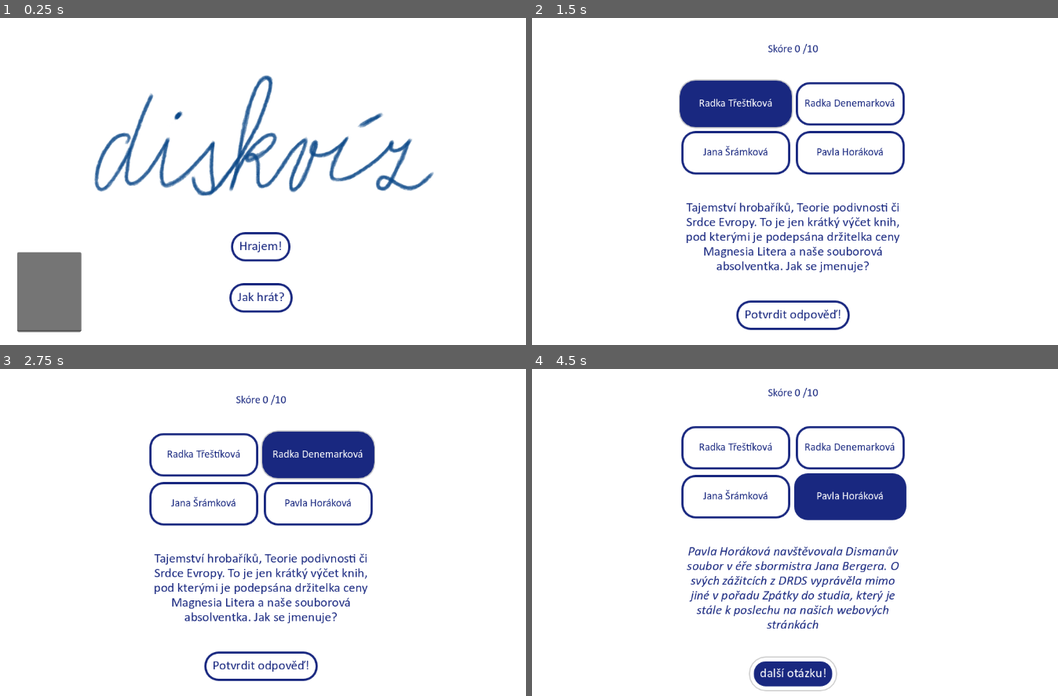
Above: before the commit, frames 1-4 (two rows, left to right).
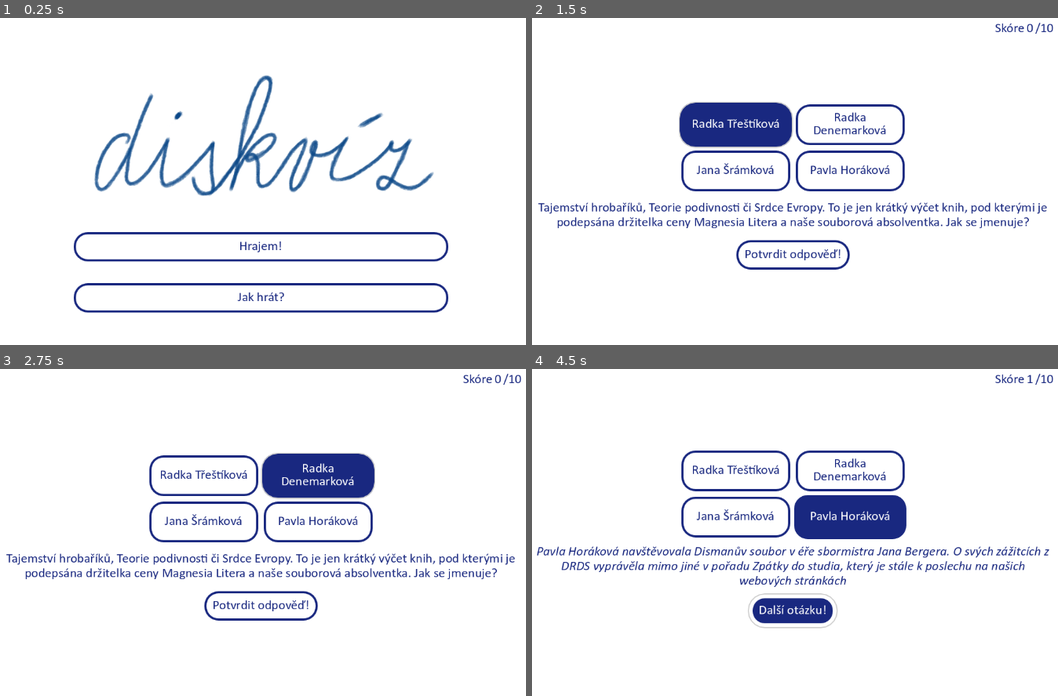
Above: after the commit, the same moments.

Repository: Lavialee/DRDSkviz
Game: Godot game, scene res://scenes/MainMenu.tscn
Same seed, same stepped clock (60 frames per second), same inputs: the game is played once before the commit and once after it.
Inputs:
- Up to frame 1 (0.25 s): no input
- Up to frame 2 (1.5 s): click "Hrajem!" at 0.5 s; click "Radka Třeštíková" at 1.25 s
- Up to frame 3 (2.75 s): click "Radka Denemarková" at 2 s
- Up to frame 4 (4.5 s): click "Jana Šrámková" at 2.75 s; click "Pavla Horáková" at 3.5 s; click "Potvrdit odpověď!" at 4.25 s

The runs differ from the first frame. In frame 1, 5.3% of the frame differs, in the area x 3-86%, y 65-97%; in frame 2, 11%; in frame 3, 11%; in frame 4, 12%, in the area x 0-100%, y 1-99%.

Commit message:
media zacatek, scaling better

Diff:
--- a/scenes/DesktopLayout.tscn
+++ b/scenes/DesktopLayout.tscn
@@ -25,105 +25,104 @@
 anchors_preset = 15
 anchor_right = 1.0
 anchor_bottom = 1.0
-offset_left = 133.0
-offset_top = 98.0
-offset_right = -133.0
-offset_bottom = -98.0
+offset_left = 97.0
+offset_top = 21.0
+offset_right = -97.0
+offset_bottom = -21.0
 grow_horizontal = 2
 grow_vertical = 2
 
 [node name="HBoxContainer" type="HBoxContainer" parent="MarginContainer"]
 layout_mode = 2
-size_flags_vertical = 4
+size_flags_horizontal = 8
+size_flags_vertical = 0
 alignment = 1
 
-[node name="VBoxContainer" type="VBoxContainer" parent="MarginContainer/HBoxContainer"]
-layout_mode = 2
-size_flags_horizontal = 6
-theme_override_constants/separation = 40
-
-[node name="HBoxContainer" type="HBoxContainer" parent="MarginContainer/HBoxContainer/VBoxContainer"]
-layout_mode = 2
-size_flags_horizontal = 4
-size_flags_vertical = 4
-alignment = 1
-
-[node name="Score" type="Label" parent="MarginContainer/HBoxContainer/VBoxContainer/HBoxContainer"]
+[node name="Score" type="Label" parent="MarginContainer/HBoxContainer"]
 layout_mode = 2
 theme = ExtResource("1_ij2e0")
 text = "Skóre"
 
-[node name="ScoreNumber" type="Label" parent="MarginContainer/HBoxContainer/VBoxContainer/HBoxContainer"]
+[node name="ScoreNumber" type="Label" parent="MarginContainer/HBoxContainer"]
 layout_mode = 2
 theme = ExtResource("1_ij2e0")
 text = "0"
 
-[node name="ScoreOutOf" type="Label" parent="MarginContainer/HBoxContainer/VBoxContainer/HBoxContainer"]
+[node name="ScoreOutOf" type="Label" parent="MarginContainer/HBoxContainer"]
 layout_mode = 2
 theme = ExtResource("1_ij2e0")
 text = "/10
 "
 
-[node name="CenterContainer" type="CenterContainer" parent="MarginContainer/HBoxContainer/VBoxContainer"]
+[node name="VBoxContainer" type="VBoxContainer" parent="MarginContainer"]
+layout_mode = 2
+size_flags_vertical = 4
+theme_override_constants/separation = 15
+
+[node name="MediaContainer" type="PanelContainer" parent="MarginContainer/VBoxContainer"]
+self_modulate = Color(0.431373, 0.431373, 0.431373, 0)
+custom_minimum_size = Vector2(200, 200)
+layout_mode = 2
+size_flags_horizontal = 4
+size_flags_vertical = 4
+
+[node name="Photo" type="TextureRect" parent="MarginContainer/VBoxContainer/MediaContainer"]
+layout_mode = 2
+expand_mode = 5
+stretch_mode = 4
+
+[node name="Button" type="Button" parent="MarginContainer/VBoxContainer/MediaContainer"]
+visible = false
 layout_mode = 2
 
-[node name="AnswerContainer" type="GridContainer" parent="MarginContainer/HBoxContainer/VBoxContainer/CenterContainer"]
+[node name="CenterContainer" type="CenterContainer" parent="MarginContainer/VBoxContainer"]
 layout_mode = 2
-size_flags_horizontal = 4
+
+[node name="AnswerContainer" type="GridContainer" parent="MarginContainer/VBoxContainer/CenterContainer"]
+layout_mode = 2
 size_flags_vertical = 4
 theme = ExtResource("1_ij2e0")
 theme_override_constants/h_separation = 10
 theme_override_constants/v_separation = 10
 columns = 2
 
-[node name="Answer1" type="Button" parent="MarginContainer/HBoxContainer/VBoxContainer/CenterContainer/AnswerContainer"]
-custom_minimum_size = Vector2(200, 75)
+[node name="Answer1" type="Button" parent="MarginContainer/VBoxContainer/CenterContainer/AnswerContainer"]
 layout_mode = 2
-size_flags_horizontal = 0
 theme = ExtResource("1_ij2e0")
 toggle_mode = true
 button_group = SubResource("ButtonGroup_87opu")
-text = "Ahoj jáá hsem tla"
+text = "answer 1"
 autowrap_mode = 3
 
-[node name="Answer2" type="Button" parent="MarginContainer/HBoxContainer/VBoxContainer/CenterContainer/AnswerContainer"]
+[node name="Answer2" type="Button" parent="MarginContainer/VBoxContainer/CenterContainer/AnswerContainer"]
 custom_minimum_size = Vector2(200, 75)
 layout_mode = 2
-size_flags_horizontal = 0
 theme = ExtResource("1_ij2e0")
 toggle_mode = true
 button_group = SubResource("ButtonGroup_0sygv")
-text = "Martin Převrátillllllll"
+text = "answer 2"
 autowrap_mode = 3
 
-[node name="Answer3" type="Button" parent="MarginContainer/HBoxContainer/VBoxContainer/CenterContainer/AnswerContainer"]
+[node name="Answer3" type="Button" parent="MarginContainer/VBoxContainer/CenterContainer/AnswerContainer"]
 custom_minimum_size = Vector2(200, 75)
 layout_mode = 2
-size_flags_horizontal = 0
 theme = ExtResource("1_ij2e0")
 toggle_mode = true
 button_group = SubResource("ButtonGroup_0sygv")
-text = "Martin Převrátillllllll"
+text = "answer 3"
 autowrap_mode = 3
 
-[node name="Answer4" type="Button" parent="MarginContainer/HBoxContainer/VBoxContainer/CenterContainer/AnswerContainer"]
+[node name="Answer4" type="Button" parent="MarginContainer/VBoxContainer/CenterContainer/AnswerContainer"]
 custom_minimum_size = Vector2(200, 75)
 layout_mode = 2
-size_flags_horizontal = 0
 theme = ExtResource("1_ij2e0")
 toggle_mode = true
 button_group = SubResource("ButtonGroup_0sygv")
-text = "Martin Převrátillllllll"
+text = "answer 4
+"
 autowrap_mode = 3
 
-[node name="MediaContainer" type="PanelContainer" parent="MarginContainer/HBoxContainer/VBoxContainer"]
-visible = false
-custom_minimum_size = Vector2(200, 200)
-layout_mode = 2
-size_flags_horizontal = 4
-size_flags_vertical = 4
-
-[node name="Question" type="Label" parent="MarginContainer/HBoxContainer/VBoxContainer"]
+[node name="Question" type="Label" parent="MarginContainer/VBoxContainer"]
 custom_minimum_size = Vector2(100, 60)
 layout_mode = 2
 theme = ExtResource("1_ij2e0")
@@ -133,13 +132,13 @@
 vertical_alignment = 1
 autowrap_mode = 3
 
-[node name="AnswerConfirm" type="Button" parent="MarginContainer/HBoxContainer/VBoxContainer"]
+[node name="AnswerConfirm" type="Button" parent="MarginContainer/VBoxContainer"]
 layout_mode = 2
 size_flags_horizontal = 4
 theme = ExtResource("1_ij2e0")
 text = "Potvrdit odpověď!"
 
-[node name="Answer" type="Label" parent="MarginContainer/HBoxContainer/VBoxContainer"]
+[node name="Answer" type="Label" parent="MarginContainer/VBoxContainer"]
 visible = false
 custom_minimum_size = Vector2(100, 60)
 layout_mode = 2
@@ -150,4 +149,4 @@
 vertical_alignment = 1
 autowrap_mode = 3
 
-[connection signal="pressed" from="MarginContainer/HBoxContainer/VBoxContainer/AnswerConfirm" to="." method="_on_answer_confirm_pressed"]
+[connection signal="pressed" from="MarginContainer/VBoxContainer/AnswerConfirm" to="." method="_on_answer_confirm_pressed"]
--- a/scenes/MainMenu.tscn
+++ b/scenes/MainMenu.tscn
@@ -46,7 +46,6 @@
 
 [node name="Hrajem" type="Button" parent="MarginContainer/HBoxContainer/VBoxContainer"]
 layout_mode = 2
-size_flags_horizontal = 4
 size_flags_vertical = 4
 theme = ExtResource("1_cax7d")
 theme_override_font_sizes/font_size = 40
@@ -54,17 +53,8 @@
 
 [node name="JakHrat" type="Button" parent="MarginContainer/HBoxContainer/VBoxContainer"]
 layout_mode = 2
-size_flags_horizontal = 4
-size_flags_vertical = 4
 theme = ExtResource("1_cax7d")
 theme_override_font_sizes/font_size = 40
 text = "Jak hrát?"
 
-[node name="TextEdit" type="TextEdit" parent="."]
-layout_mode = 0
-offset_left = 128.0
-offset_top = 444.0
-offset_right = 246.0
-offset_bottom = 591.0
-
 [connection signal="pressed" from="MarginContainer/HBoxContainer/VBoxContainer/Hrajem" to="." method="_on_hrajem_pressed"]
--- a/scenes/PhoneLayout.tscn
+++ /dev/null
@@ -1,5 +0,0 @@
-[gd_scene format=3 uid="uid://cvcf3a0dkvy4w"]
-
-[node name="PhoneLayout" type="Control"]
-layout_mode = 3
-anchors_preset = 0
--- a/scenes/desktop_layout.gd
+++ b/scenes/desktop_layout.gd
@@ -1,6 +1,14 @@
 extends Control
 
+@onready var question_label = $MarginContainer/VBoxContainer/Question
+@onready var answer_container = $MarginContainer/VBoxContainer/CenterContainer/AnswerContainer
+@onready var score_label = $MarginContainer/HBoxContainer/ScoreNumber
+@onready var confirm_label = $MarginContainer/VBoxContainer/AnswerConfirm
+@onready var media_container = $MarginContainer/VBoxContainer/MediaContainer
 var question_data = preload("res://all_questions.tres")
+var italics_font = load("res://font/calibri-italic.ttf")
+var regular_font = load("res://font/calibri-regular.ttf")
+
 var selected_questions: Array = []
 var current_question_index: int = 0
 var score: int = 0
@@ -8,16 +16,11 @@
 var answer_group
 var correct_answer
 var buttons: Array = []
-var answer_container  # Reference to the container holding answer buttons
 var showing_answer = false
-var italics_font = load("res://font/calibri-italic.ttf")
-var regular_font = load("res://font/calibri-regular.ttf")
+
 func _ready() -> void:
 	# Initialize the ButtonGroup
 	answer_group = ButtonGroup.new()
-
-	# Get reference to answer container
-	answer_container = $MarginContainer/HBoxContainer/VBoxContainer/CenterContainer/AnswerContainer
 
 	# Initialize buttons array
 	buttons = [
@@ -30,67 +33,9 @@
 	# Assign buttons to the ButtonGroup
 	for button in buttons:
 		button.set_button_group(answer_group)
-
-	# Update score display
-	$MarginContainer/HBoxContainer/VBoxContainer/HBoxContainer/ScoreNumber.text = str(score)
-
-	# Connect to window resize signal to handle responsive layout
-	get_tree().get_root().size_changed.connect(_on_window_size_changed)
-	# Set initial layout
-	_on_window_size_changed()
-
 	# Start the game
 	choose_questions()
 	current_question_handling()
-
-# Adjust layout based on window size
-func _on_window_size_changed():
-	var window_size = get_viewport_rect().size
-	var question_label = $MarginContainer/HBoxContainer/VBoxContainer/Question
-	var score_label: Array = [$MarginContainer/HBoxContainer/VBoxContainer/HBoxContainer/Score,
-							$MarginContainer/HBoxContainer/VBoxContainer/HBoxContainer/ScoreNumber,
-							$MarginContainer/HBoxContainer/VBoxContainer/HBoxContainer/ScoreOutOf]
-	var confirm_label = $MarginContainer/HBoxContainer/VBoxContainer/AnswerConfirm
-	var margin_container = $MarginContainer
-	var vertical_box = $MarginContainer/HBoxContainer/VBoxContainer
-	var label_font_size
-	var button_font_size
-	var header_font_size  # For any headers you might have
-	var body_font_size
-	var button_min_size
-	# Check if we're on a mobile-sized screen (width < 600 pixels)
-	if window_size.x < window_size.y:
-		answer_container.columns = 1
-		label_font_size = 16
-		button_font_size = 16
-		header_font_size = 22
-		body_font_size = 14
-		button_min_size = Vector2(200, 40)  # Smaller buttons for mobile
-		margin_container.add_theme_constant_override("margin_left", 20)
-		margin_container.add_theme_constant_override("margin_right", 10)
-		margin_container.add_theme_constant_override("margin_top", 20)
-		margin_container.add_theme_constant_override("margin_bottom", 10)
-		vertical_box.add_theme_constant_override("separation", 20)
-	else:
-		answer_container.columns = 2
-		label_font_size = 24
-		button_font_size = 20
-		header_font_size = 30
-		body_font_size = 18
-		button_min_size = Vector2(200, 80)  # Larger buttons for desktop
-		margin_container.add_theme_constant_override("margin_left", 100)
-		margin_container.add_theme_constant_override("margin_right", 100)
-		margin_container.add_theme_constant_override("margin_top", 20)
-		margin_container.add_theme_constant_override("margin_bottom", 20)
-		vertical_box.add_theme_constant_override("separation", 50)
-# Apply font sizes to various elements
-	question_label.add_theme_font_size_override("font_size", label_font_size)
-	confirm_label.add_theme_font_size_override("font_size", label_font_size)
-	for button in buttons:
-		button.add_theme_font_size_override("font_size", button_font_size)
-		button.custom_minimum_size = button_min_size
-	for label in score_label:
-		label.add_theme_font_size_override("font_size", button_font_size)
 
 # Choose 10 random multiple-choice questions
 func choose_questions():
@@ -107,11 +52,18 @@
 		question.answers.shuffle()  # Shuffle the answers
 		question.correct_answer_index = question.answers.find(original_answers[question.correct_answer_index])  # Update correct index
 		correct_answer = "Answer" + str(question.correct_answer_index + 1)
-
+		print("the correct answer is: ",correct_answer)
+		if question.media_path:
+			media_container.set_visible(true)
+			$MarginContainer/VBoxContainer/MediaContainer/Photo.texture = load(question.media_path)
+			print("has media! ", question.media_path)
+		else:
+			media_container.set_visible(false)
 		# Update UI
-		$MarginContainer/HBoxContainer/VBoxContainer/Question.text = question.question_text
+		question_label.text = question.question_text
 		assign_answers_to_buttons(question.answers)
 	else:
+		media_container.set_visible(false)
 		show_score()
 
 func assign_answers_to_buttons(answers: Array[String]):
@@ -124,25 +76,10 @@
 		buttons[i].text = answers[i]
 		buttons[i].visible = true
 
-	# Special case for 3 answers
-	if answers.size() == 3:
-		print("ted jsou 3")
-		# If we're using a GridContainer with 2 columns:
-		if answer_container.columns == 2:
-			# For GridContainer, we can't directly set cell size overrides
-			# Instead, we can use custom size flags for the third button
-			buttons[2].size_flags_horizontal = Control.SIZE_EXPAND_FILL
-
-			# Or, place it in a custom position by reparenting
-			# Move the button to be the last child so it appears centered on the bottom
-			answer_container.move_child(buttons[2], answer_container.get_child_count() - 1)
-	else:
-		# Reset any special position for all buttons
-		for button in buttons:
-			button.size_flags_horizontal = Control.SIZE_EXPAND_FILL
 func show_score():
 	# Display the final score
-	$MarginContainer/HBoxContainer/VBoxContainer/Question.text = "Konec hry! Tvoje skóre: " + str(score)
+	question_label.text = "Konec hry! Tvoje skóre: " + str(score)
+
 	for button in buttons:
 		button.visible = false  # Hide all answer buttons
 
@@ -155,24 +92,32 @@
 func _on_answer_confirm_pressed() -> void:
 	var pressed_button = answer_group.get_pressed_button()
 	if pressed_button:
-		if showing_answer == true:
-			print(pressed_button.name)
-			if pressed_button.name == correct_answer:
-				print("YIPEE")
-				score += 1
-			else:
-				print("Idiot")
+
+		if showing_answer:
+			showing_answer = false
 			current_question_index += 1
-			$MarginContainer/HBoxContainer/VBoxContainer/HBoxContainer/ScoreNumber.text = str(score)
-			$MarginContainer/HBoxContainer/VBoxContainer/Question.add_theme_font_override("font", regular_font)
-			$MarginContainer/HBoxContainer/VBoxContainer/AnswerConfirm.text = "Potvrdit odpověď!"
+
+			question_label.add_theme_font_override("font", regular_font)
+			confirm_label.text = "Potvrdit odpověď!"
 			current_question_handling()
 			unpress_all_buttons()
-		if showing_answer == false:
-			$MarginContainer/HBoxContainer/VBoxContainer/Question.text = question.answer_info
-			$MarginContainer/HBoxContainer/VBoxContainer/Question.add_theme_font_override("font", italics_font)
-			$MarginContainer/HBoxContainer/VBoxContainer/AnswerConfirm.text = "další otázku!"
+
+		else:
+			print("The pressed answer: ", pressed_button.name)
+
+			if pressed_button.name == correct_answer:
+				print("Chose the correct answer!")
+				score += 1
+				score_label.text = str(score)
+
+			else:
+				print("Chose a wrong answer!")
+
 			showing_answer = true
+			question_label.text = question.answer_info
+			question_label.add_theme_font_override("font", italics_font)
+			confirm_label.text = "Další otázku!"
+			print("Showing answer? ",showing_answer)
 		# Only advance if an answer was selected
 	else:
 		print("No button selected!")
Not shown, changed: docs/index.html
Not shown, changed: docs/index.pck
